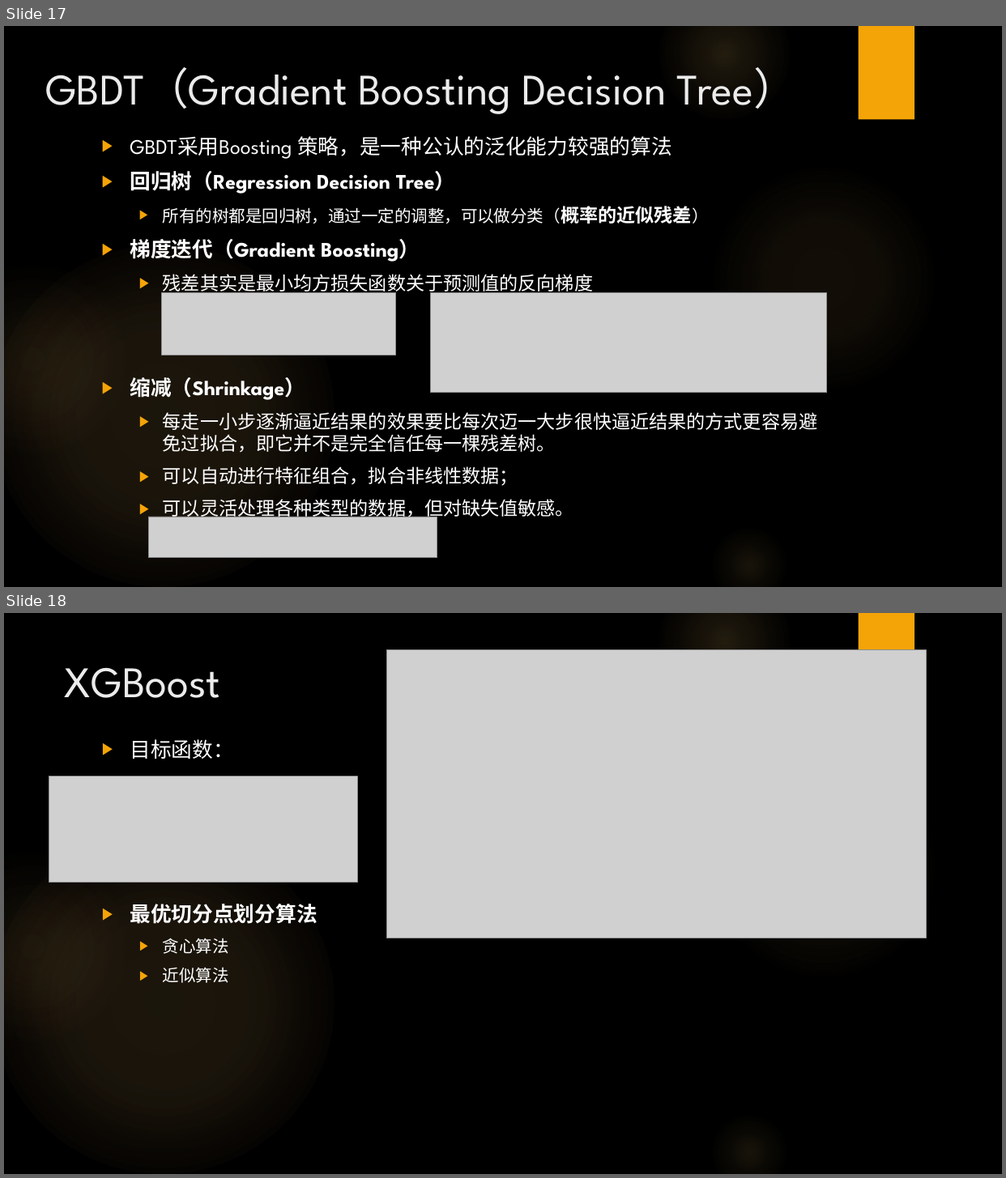
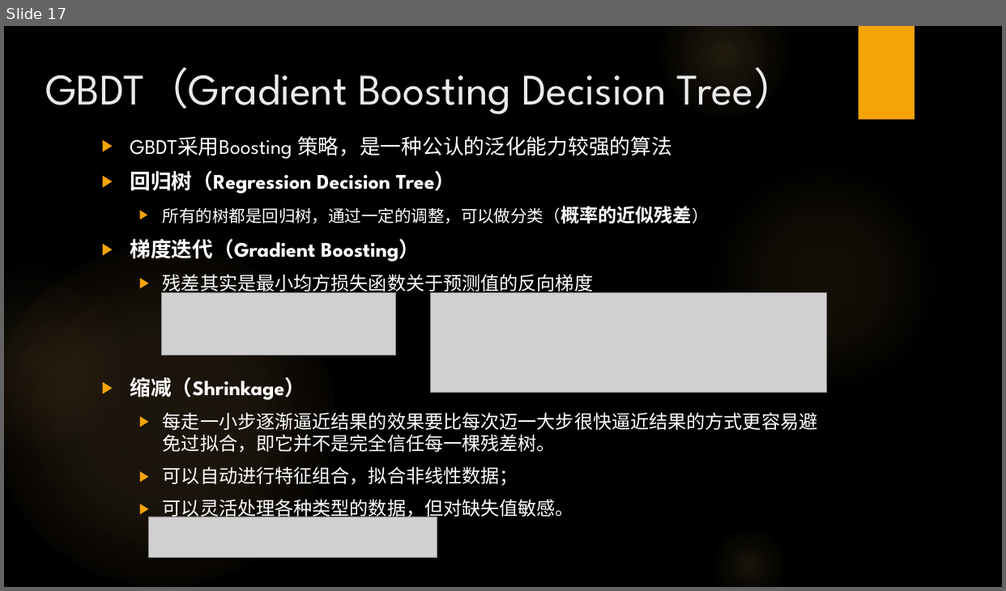
Before and after one commit to RobertWang2/DNN-MI, a slide deck: resources/分享PPT合集/决策树算法发展.pptx. Shown one above the other, each under a label of ours: slides 17 and 18 before the commit, slide 17 after it. The pictures are 1006x1178 and 1006x591 pixels, drawn with LibreOffice and Linux fonts; fonts in the diff are those of the drawing; grey boxes stand for pictures; background and template pictures are left out. Boxes give left, top, right and bottom in pixels: in the first picture for what was removed or moved away, otherwise in the second. Text is boxed around its words. In the diff, an @@ line names an element or a change of style, - is before the commit and + after.

```diff
--- a/resources/分享PPT合集/决策树算法发展.pptx
+++ b/resources/分享PPT合集/决策树算法发展.pptx
@@ slide 18 removed at bbox=[4, 613, 1002, 1174], background picture (left out); not listed: 6 template elements that a slide beside it also shows @@
@@ picture removed at bbox=[387, 650, 927, 939] @@
@@ title removed at bbox=[65, 667, 221, 698] @@
-XGBoost
@@ text removed at bbox=[130, 739, 317, 983] @@
-▶ 目标函数：
-▶ 最优切分点划分算法
-  ▶ 贪心算法
-  ▶ 近似算法
@@ picture removed at bbox=[49, 776, 358, 883] @@
```
Also in this commit, not shown: 6 slides changed, 5 slides added.
